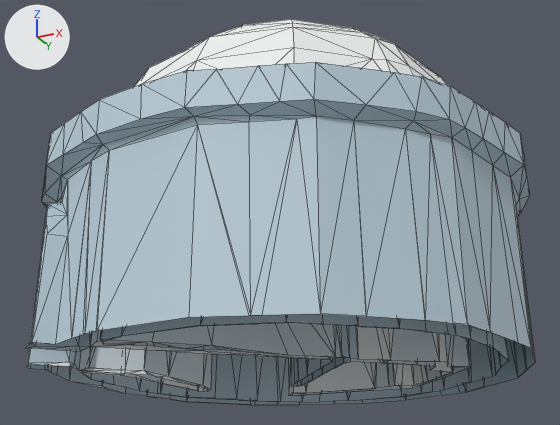
Before and after pictures for a commit that changed the glTF model docs/univers/archipeo/batiments/modeles/5e-batiment-igloo-de-frimas/final-3000.glb.
Before and after are seen from a 50 mm camera at (0.555, -1.181, -0.239) aimed at (-0.033, -0.007, 0.29). Arrows for +X, +Y and +Z are at upper left; the lights stay in place. The first picture is the older version. Mesh edges are drawn as thin lines. Vertices at exactly the same position are counted once.

Names of what the first picture shows: 'geometry_0'.
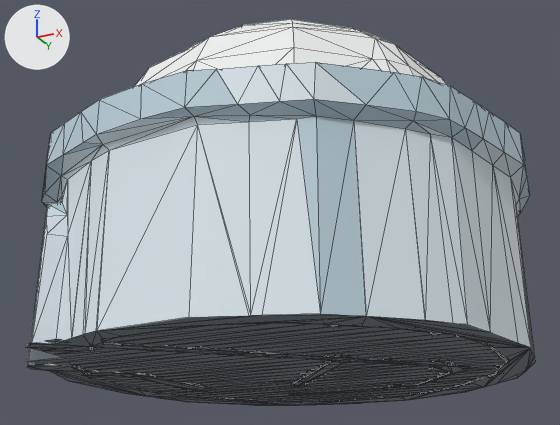
Where the change shows, as pixel boxes (x1, y1, x2, y2) in the pictures (560 x 425 px):
part 1 of me_geometry_0, added
    after: (29, 323, 506, 401)
part 2 of me_geometry_0, recoloured
    both: (26, 62, 534, 402)

Edits to the bpy script that builds the scene:
```text
Change me_geometry_0:
    used by ob_geometry_0; location = (0.0, 0.0, 0.0)
    remove me_geometry_0.from_pydata(...)  # 1322 vertices, 2261 faces; spans x -0.431..0.404, y -0.417..0.413, z 0.0..0.604
    add me_geometry_0.from_pydata(...)  # 1520 vertices, 2695 faces; spans x -0.431..0.404, y -0.417..0.413, z 0.0..0.604
    me_geometry_0 part 1: 198 vertices added at x -0.353..0.326, y -0.365..0.34, z 0.002
    me_geometry_0 part 2: 1392 kept faces spanning x -0.43..0.404, y -0.417..0.412, z 0.0..0.348 get new vertex colours
```
